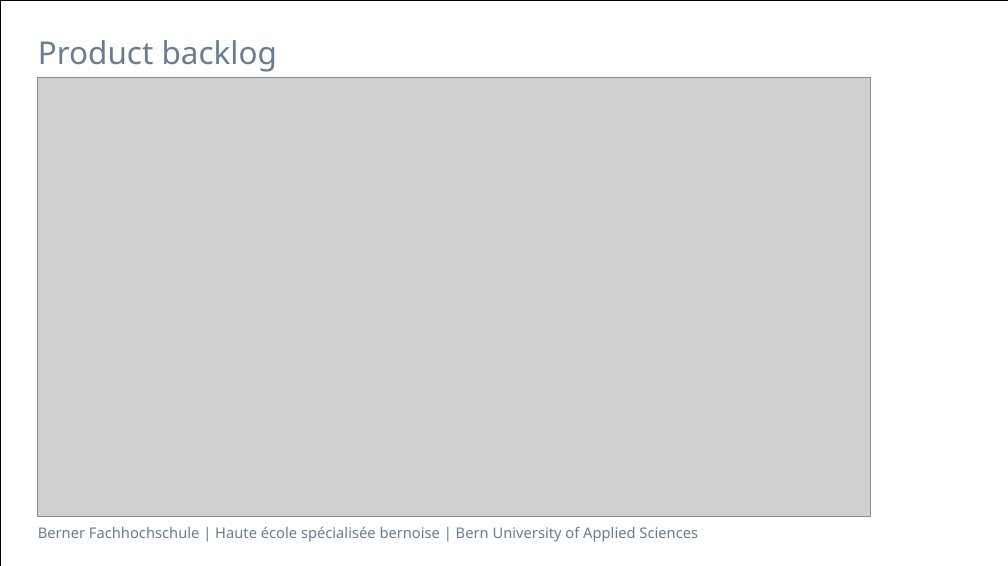
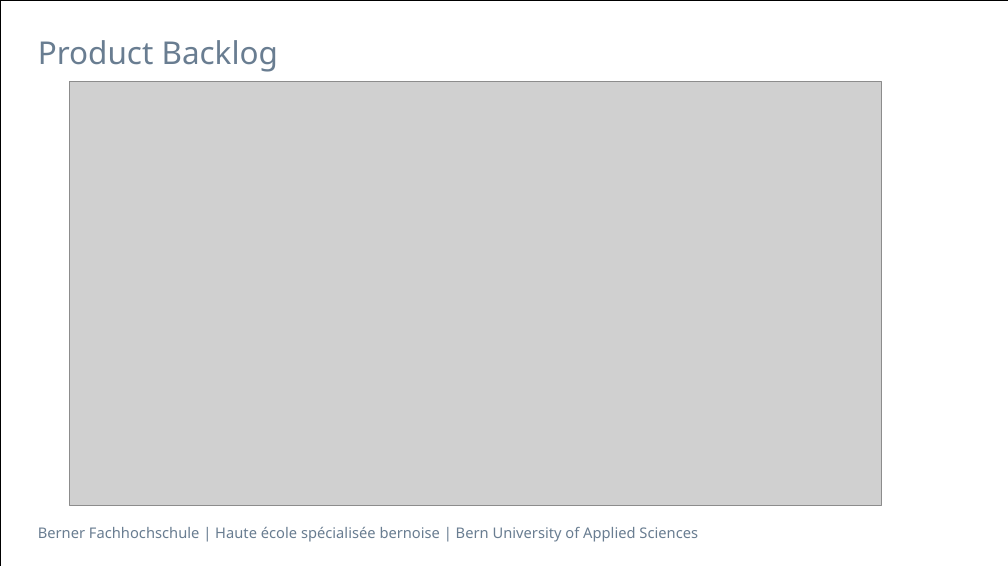
Before and after one commit to selvs1/ePsyDoc, a slide deck: slide 11 of doc/task-07/Task07.pptx (slide 12 before the commit). Drawn at 1008x566 pixels with LibreOffice and Linux fonts; fonts in the diff are those of the drawing; grey boxes stand for pictures. Boxes give left, top, right and bottom in pixels: in the first picture for what was removed or moved away, otherwise in the second. Text is boxed around its words. In the diff, an @@ line names an element or a change of style, - is before the commit and + after.

```diff
--- a/doc/task-07/Task07.pptx
+++ b/doc/task-07/Task07.pptx
@@ title at box(38, 40, 278, 72): text changed @@
-Product backlog
+Product Backlog
@@ picture: place and size @@
-picture at box(38, 78, 871, 516)
+picture at box(69, 82, 881, 505)
```
Also in this commit, not shown: 1 other slide changed, 3 slides added, 2 slides removed, 1 other file.
